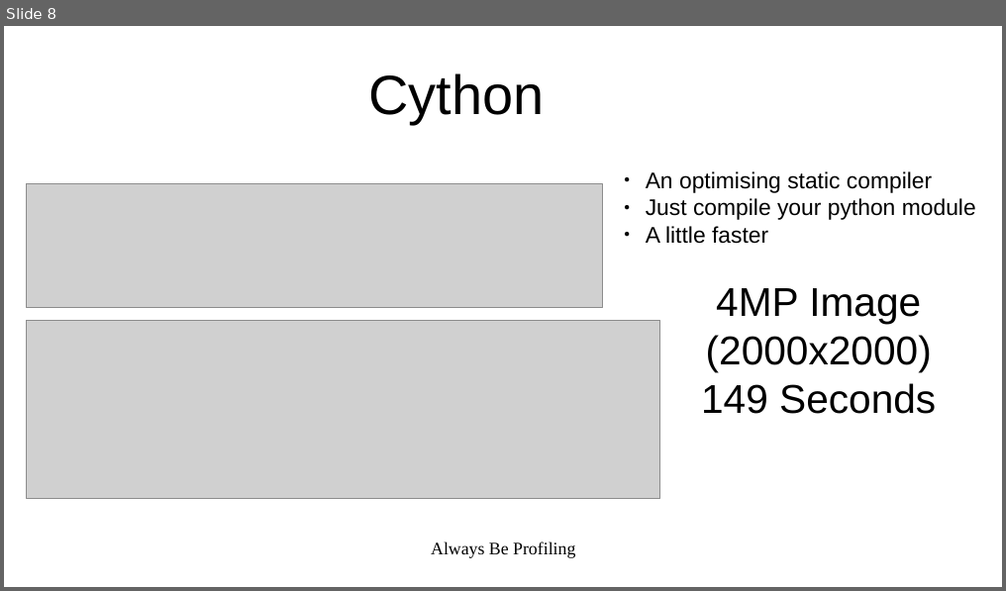
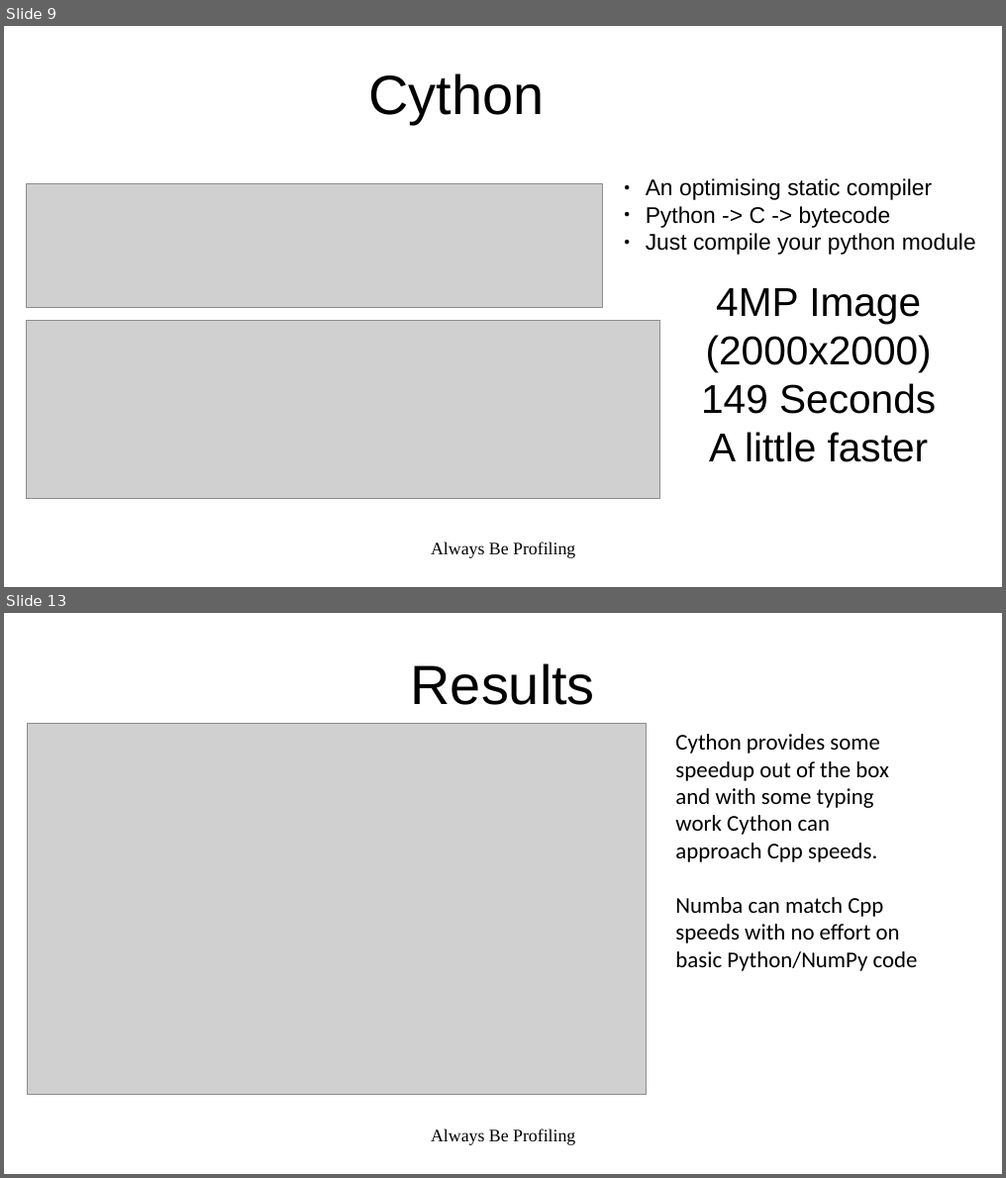
Before and after one commit to calvinloveland/performant-python, a slide deck: Docs/PerformantPython.odp. Shown one above the other, each under a label of ours: slide 8 before the commit, slides 9 and 13 after it; the slides between them are not shown. The pictures are 1006x591 and 1006x1178 pixels, drawn with LibreOffice and Linux fonts; fonts in the diff are those of the drawing; grey boxes stand for pictures. Boxes give left, top, right and bottom in pixels: in the first picture for what was removed or moved away, otherwise in the second. Text is boxed around its words. In the diff, an @@ line names an element or a change of style, - is before the commit and + after.

```diff
--- a/Docs/PerformantPython.odp
+++ b/Docs/PerformantPython.odp
@@ slide 13 added at [4,613,1002,1174], background #FFFFFF @@
@@ title added at [411,663,595,705], 44 pt, text #000000 @@
+Results
@@ picture added at [28,724,647,1096] @@
@@ text added at [675,734,918,971], 18 pt, text #000000 @@
+Cython provides some speedup out of the box and with some typing work Cython can approach Cpp speeds.
+Numba can match Cpp speeds with no effort on basic Python/NumPy code
@@ text added at [431,1129,575,1146], 14 pt, text #000000 @@
+Always Be Profiling
@@ what was slide 8 is now slide 9 @@
@@ slide 9 changed as well @@
@@ text "An optimising static compiler": place and size @@
-text "An optimising static compiler" at [646,172,976,244]
+text "An optimising static compiler" at [646,178,976,255]
@@ text at [646,178,976,255]: indent changed @@
@@ text at [646,206,891,228]: paragraph added @@
+● Python -> C -> bytecode
@@ text at [646,226,768,244]: paragraph removed @@
-● A little faster
@@ text at [709,432,929,463]: paragraph added @@
+A little faster
```
Also in this commit, not shown: 5 other slides changed, 4 other slides added, 2 slides removed, 1 other file.
